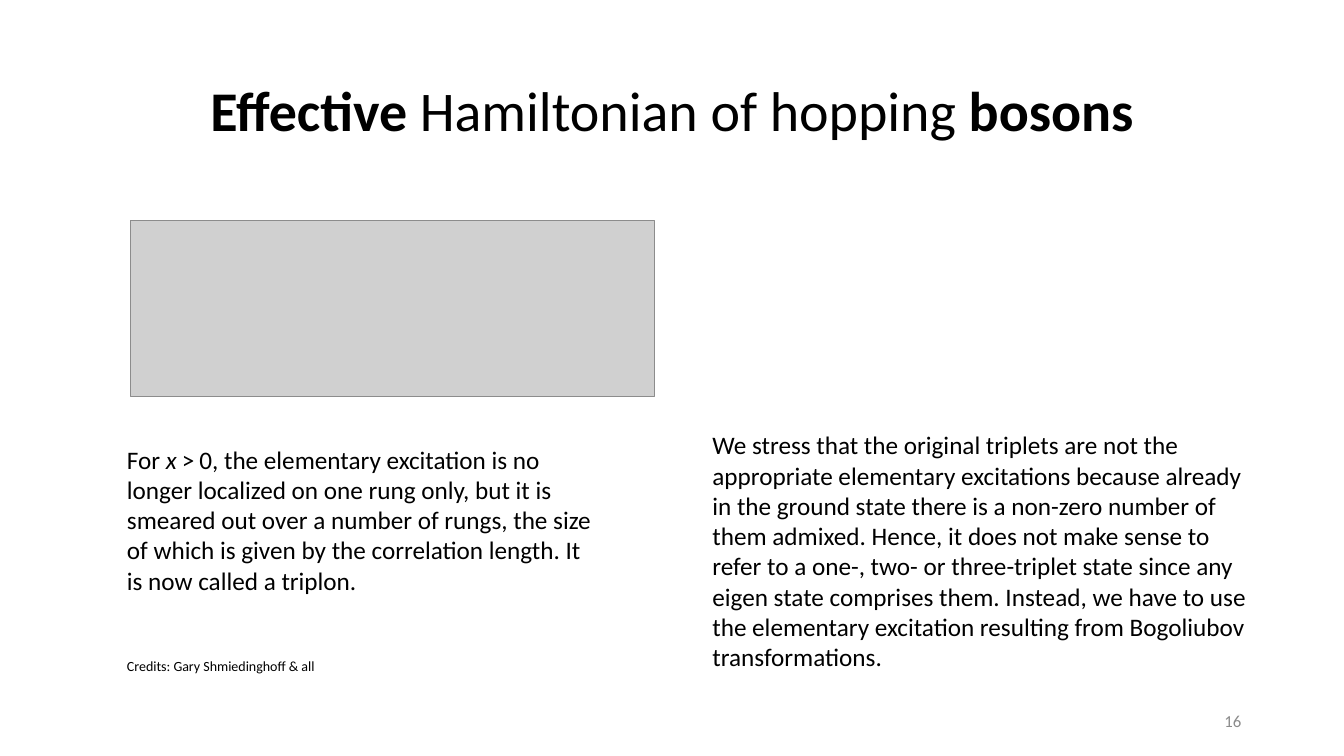
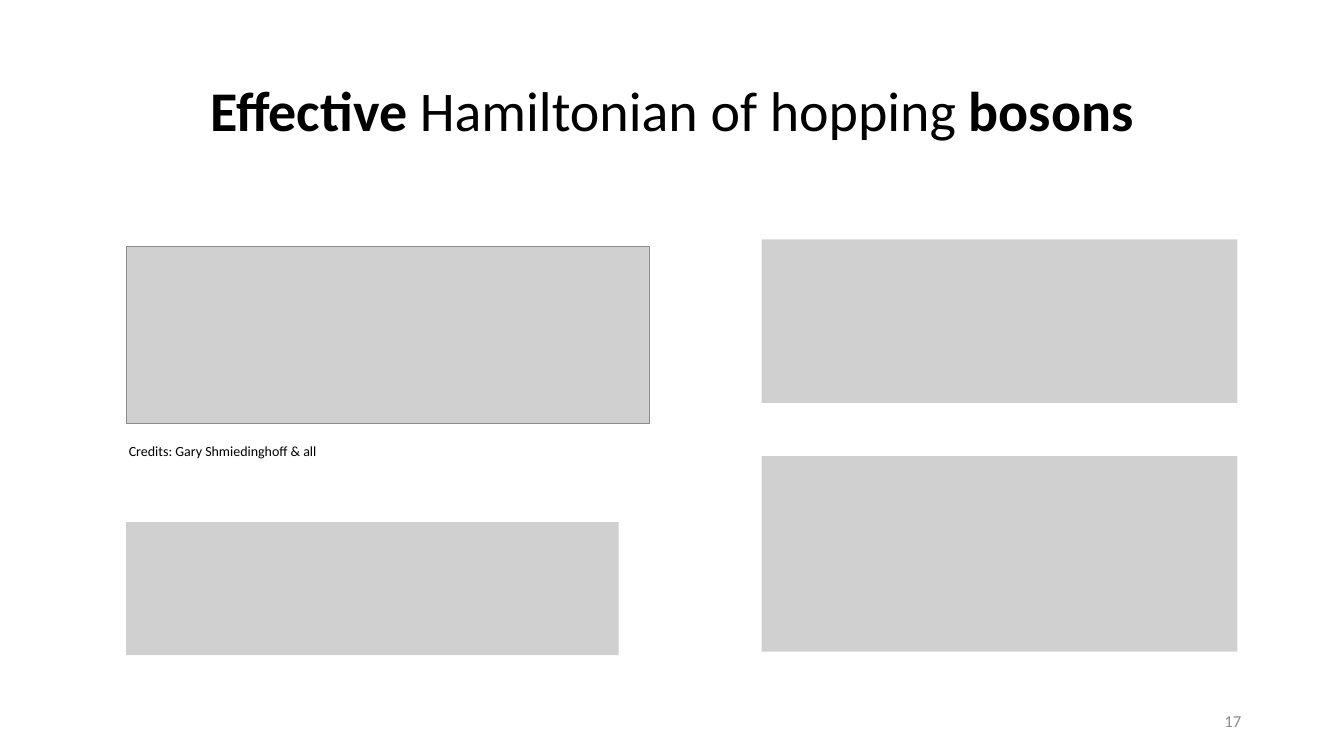
Before and after one commit to davidebernocco/Manybody_physics_project, a slide deck: slide 17 of Ladder_Heisemberg_presentation.pptx (slide 16 before the commit). Drawn at 1344x756 pixels with LibreOffice and Linux fonts; fonts in the diff are those of the drawing; grey boxes stand for pictures. Boxes give left, top, right and bottom in pixels: in the first picture for what was removed or moved away, otherwise in the second. Text is boxed around its words. In the diff, an @@ line names an element or a change of style, - is before the commit and + after.

```diff
--- a/Ladder_Heisemberg_presentation.pptx
+++ b/Ladder_Heisemberg_presentation.pptx
@@ picture: place and size @@
-picture at bbox=[131, 220, 655, 396]
+picture at bbox=[126, 247, 650, 423]
@@ picture added at bbox=[762, 240, 1238, 403] @@
@@ text "Credits: Gary Shmiedinghoff & all": place and size @@
-text "Credits: Gary Shmiedinghoff & all" at bbox=[127, 661, 314, 674]
+text "Credits: Gary Shmiedinghoff & all" at bbox=[129, 446, 316, 459]
@@ text removed at bbox=[712, 436, 1246, 667] @@
-We stress that the original triplets are not the appropriate elementary excitations because already in the ground state there is a non-zero number of them admixed. Hence, it does not make sense to refer to a one-, two- or three-triplet state since any eigen state comprises them. Instead, we have to use the elementary excitation resulting from Bogoliubov transformations.
@@ text removed at bbox=[127, 451, 591, 594] @@
-For x > 0, the elementary excitation is no longer localized on one rung only, but it is smeared out over a number of rungs, the size of which is given by the correlation length. It is now called a triplon.
@@ picture added at bbox=[762, 457, 1238, 652] @@
@@ picture added at bbox=[126, 522, 619, 655] @@
@@ page number at bbox=[1224, 716, 1241, 727]: text changed @@
-16
+17
```
Also in this commit, not shown: 4 other slides changed, 4 slides added, 2 slides removed, 5 other files.
